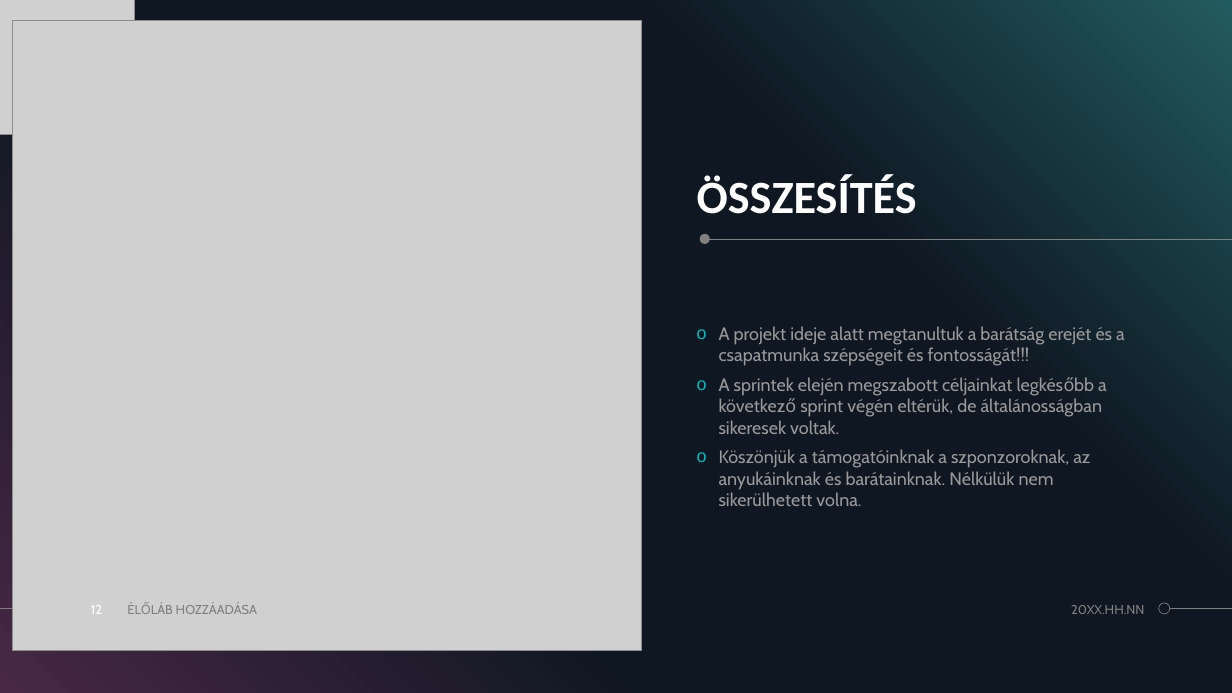
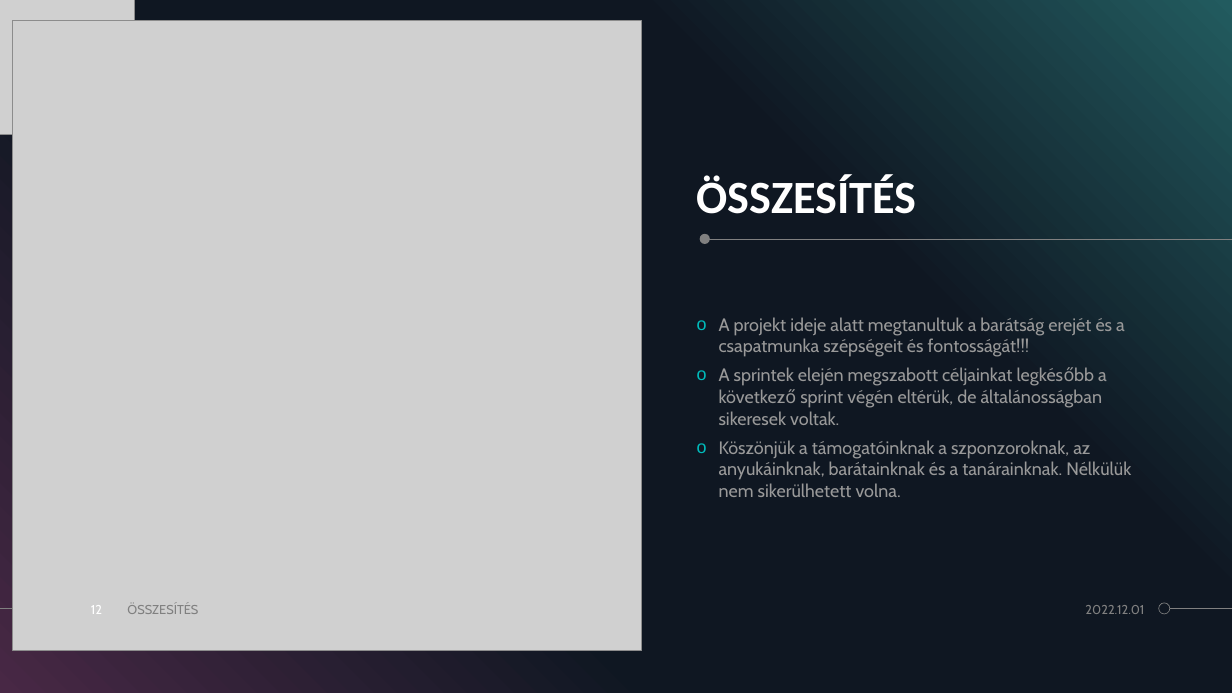
Before and after one commit to zamboilles21/terfelszinszamitas, a slide deck: slide 12 of documentation/PPT/TerFelSzoft.pptx. Drawn at 1232x693 pixels with LibreOffice and Linux fonts; fonts in the diff are those of the drawing; grey boxes stand for pictures. Boxes give left, top, right and bottom in pixels: in the first picture for what was removed or moved away, otherwise in the second. Text is boxed around its words. In the diff, an @@ line names an element or a change of style, - is before the commit and + after.

Commit message:
PPT last

```diff
--- a/documentation/PPT/TerFelSzoft.pptx
+++ b/documentation/PPT/TerFelSzoft.pptx
@@ text "A projekt ideje alatt megtanultuk ...": place and size @@
-text "A projekt ideje alatt megtanultuk ..." at (719,326,1125,506)
+text "A projekt ideje alatt megtanultuk ..." at (719,317,1131,497)
@@ text at (719,440,1131,497): text changed @@
-o Köszönjük a támogatóinknak a szponzoroknak, az anyukáinknak és barátainknak. Nélkülük nem sikerülhetett volna.
+o Köszönjük a támogatóinknak a szponzoroknak, az anyukáinknak, barátainknak és a tanárainknak. Nélkülük nem sikerülhetett volna.
@@ text at (127,605,198,614): text changed @@
-ÉLŐLÁB HOZZÁADÁSA
+ÖSSZESÍTÉS
@@ text at (1085,605,1144,614): text changed @@
-20XX.HH.NN
+2022.12.01
```
Also in this commit, not shown: 2 other slides changed, 1 slide added, 1 slide removed, 8 other files.
